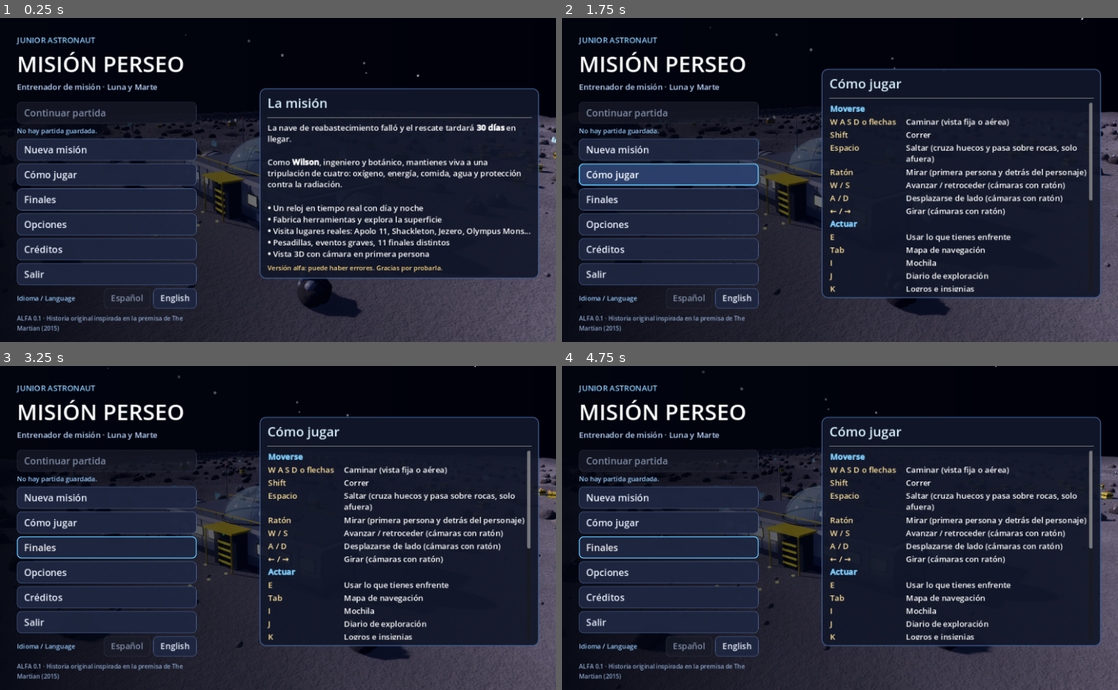
Above: before the commit, frames 1-4 (two rows, left to right).
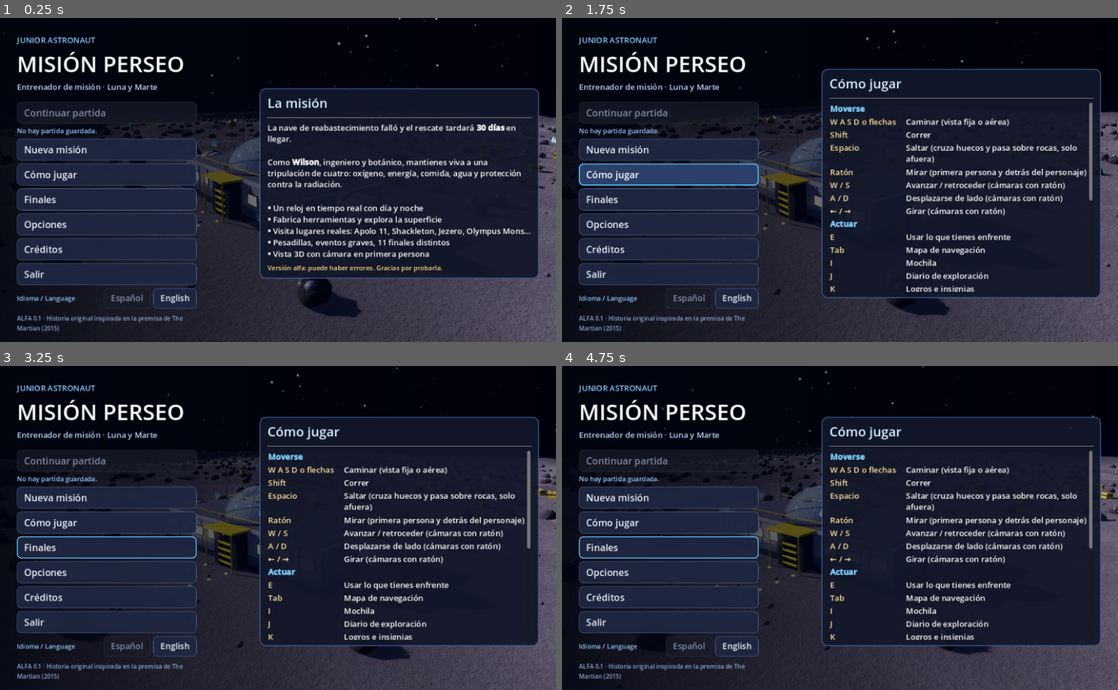
Above: after the commit, the same moments.

Repository: jhonnhughesmadrigal-cmd/Junior-astronaut-trainer
Game: Godot game, scene res://main.tscn
Two runs of this game, one before a commit and one after it. Both use one fixed random seed, a clock stepped at 60 frames per second and the inputs below.
Inputs (mouse positions are in pixels of both pictures, inside the frame that each line leads up to):
- Up to frame 1 (0.25 s): no input
- Up to frame 2 (1.75 s): click "Cómo jugar" at 0.5 s; click "Cómo jugar" at 1.25 s
- Up to frame 3 (3.25 s): tap Enter at 2 s; move the mouse to (400, 511) at 2.02 s; hold D 2.03-2.75 s; tap I at 2.1 s; click (400, 511) at 2.17 s; tap Space at 2.27 s; drag from (166, 544) to (250, 592) at 2.77 s
- Up to frame 4 (4.75 s): move the mouse to (895, 456) at 3.52 s; hold D 3.53-4.25 s; tap Q at 3.6 s; drag from (812, 592) to (673, 479) at 4.27 s

The runs differ from the first frame. In frame 1, less than 0.1% of the frame differs, in the area x 33-100%, y 0-24%; in frame 2, less than 0.1%; in frame 3, less than 0.1%; in frame 4, less than 0.1%.

Commit message:
v22: espacio mejorado (estrellas, Via Lactea, Tierra con fases/nubes/atmosfera y ventanas)
Co-Authored-By: Claude Sonnet 5.5 <noreply@anthropic.com>
Claude-Session: https://claude.ai/code/session_01JBEWvnrNBuVybKn16Nm1AD

Diff:
--- a/main.gd
+++ b/main.gd
@@ -408,7 +408,7 @@
 var bright: float = 1.0       # 0.8 - 1.2
 const FPS_CAPS: Array = [0, 30, 60, 120]
 const FX_FACTOR: Array = [0.3, 0.6, 1.0]
-const STAR_COUNTS: Array = [120, 240, 380]
+const STAR_COUNTS: Array = [350, 800, 1500]
 const PRESETS: Array = [
 	{"shadow_q": 0, "aa_mode": 0, "render_scale": 0.6, "fps_idx": 0, "fx_idx": 0, "sky_idx": 0, "glow_on": false, "haze_on": false, "tex_quality": 0},
 	{"shadow_q": 1, "aa_mode": 1, "render_scale": 0.85, "fps_idx": 0, "fx_idx": 1, "sky_idx": 1, "glow_on": false, "haze_on": true, "tex_quality": 1},
--- /dev/null
+++ b/space_tex.gd
@@ -0,0 +1,295 @@
+extends RefCounted
+# Texturas procedurales del espacio: Tierra, Via Lactea, brillo de estrellas y ventanas.
+# Todo se genera por codigo (sin imagenes) y se guarda en cache.
+
+static var _cache: Dictionary = {}
+
+const EARTH_SHADER: String = """
+shader_type spatial;
+render_mode unshaded, cull_back;
+uniform sampler2D albedo_tex : source_color, filter_linear_mipmap, repeat_enable;
+uniform sampler2D cloud_tex : source_color, filter_linear_mipmap, repeat_enable;
+uniform vec3 sun_dir = vec3(0.6, 0.3, 0.74);
+void fragment() {
+	vec2 uv = vec2(UV.x + TIME * 0.004, UV.y);
+	vec3 base = texture(albedo_tex, uv).rgb;
+	float cl = texture(cloud_tex, vec2(UV.x + TIME * 0.007, UV.y)).r;
+	vec3 nw = normalize((INV_VIEW_MATRIX * vec4(NORMAL, 0.0)).xyz);
+	vec3 vw = normalize((INV_VIEW_MATRIX * vec4(VIEW, 0.0)).xyz);
+	float d = dot(nw, normalize(sun_dir));
+	float day = smoothstep(-0.12, 0.28, d);
+	vec3 col = mix(base, vec3(0.97, 0.98, 1.0), clamp(cl * 1.15, 0.0, 0.92));
+	// brillo del oceano
+	vec3 h = normalize(normalize(sun_dir) + vw);
+	float spec = pow(max(dot(nw, h), 0.0), 60.0) * (1.0 - cl) * step(0.0, base.b - base.g - 0.05);
+	vec3 lit = col * (0.06 + 1.05 * day) + vec3(1.0, 0.95, 0.85) * spec * 0.7 * day;
+	// luces de ciudades en la parte oscura (solo tierra)
+	float land = step(base.b, base.g + 0.04);
+	float city = smoothstep(0.78, 0.9, texture(cloud_tex, uv * 3.0).g) * land * (1.0 - day) * (1.0 - cl);
+	lit += vec3(1.0, 0.8, 0.4) * city * 0.9;
+	// atmosfera
+	float fr = pow(1.0 - clamp(dot(normalize(NORMAL), normalize(VIEW)), 0.0, 1.0), 2.6);
+	lit += vec3(0.35, 0.6, 1.0) * fr * (0.25 + 0.95 * day);
+	ALBEDO = lit;
+}
+"""
+
+
+static func _noise_img(seed_v: int, freq: float, oct: int, w: int, h: int) -> Image:
+	var n := FastNoiseLite.new()
+	n.seed = seed_v
+	n.noise_type = FastNoiseLite.TYPE_SIMPLEX_SMOOTH
+	n.frequency = freq
+	n.fractal_type = FastNoiseLite.FRACTAL_FBM
+	n.fractal_octaves = oct
+	return n.get_seamless_image(w, h, false, false, 0.1, true)
+
+
+static func earth_images(w: int = 384) -> Array:
+	var key: String = "earth%d" % w
+	if _cache.has(key):
+		return _cache[key]
+	var h: int = w / 2
+	var land: Image = _noise_img(11, 0.012 * 256.0 / float(w) * 2.0, 5, w, h)
+	var det: Image = _noise_img(23, 0.05 * 256.0 / float(w) * 2.0, 3, w, h)
+	var cl: Image = _noise_img(37, 0.02 * 256.0 / float(w) * 2.0, 5, w, h)
+	var cl2: Image = _noise_img(41, 0.06 * 256.0 / float(w) * 2.0, 3, w, h)
+	var alb := Image.create(w, h, false, Image.FORMAT_RGBA8)
+	var clo := Image.create(w, h, false, Image.FORMAT_RGBA8)
+	for y in h:
+		var lat: float = absf(float(y) / float(h) * 2.0 - 1.0)   # 0 ecuador, 1 polo
+		for x in w:
+			var l: float = land.get_pixel(x, y).r
+			var dt: float = det.get_pixel(x, y).r
+			var c: Color
+			if l > 0.5:
+				# tierra: verde, bosque, desierto segun latitud y detalle
+				var e: float = clampf((l - 0.5) * 3.0, 0.0, 1.0)
+				var green: Color = Color(0.16, 0.42, 0.18).lerp(Color(0.1, 0.3, 0.14), dt)
+				var desert: Color = Color(0.72, 0.6, 0.38)
+				var dz: float = smoothstep(0.35, 0.65, dt) * (1.0 - smoothstep(0.1, 0.55, lat))
+				c = green.lerp(desert, dz)
+				c = c.lerp(Color(0.55, 0.5, 0.42), e * 0.5)   # montanas
+			else:
+				var depth: float = clampf((0.5 - l) * 3.5, 0.0, 1.0)
+				c = Color(0.1, 0.4, 0.75).lerp(Color(0.02, 0.1, 0.3), depth)
+			if lat > 0.84:
+				c = c.lerp(Color(0.95, 0.97, 1.0), smoothstep(0.84, 0.93, lat + (dt - 0.5) * 0.06))
+			alb.set_pixel(x, y, Color(c.r, c.g, c.b, 1.0))
+			var cv: float = clampf((cl.get_pixel(x, y).r - 0.48) * 3.4, 0.0, 1.0) * (0.55 + 0.6 * cl2.get_pixel(x, y).r)
+			# nubes mas densas en las bandas tropicales y polares
+			cv *= 0.8 + 0.4 * (1.0 - absf(lat - 0.4))
+			clo.set_pixel(x, y, Color(clampf(cv, 0.0, 1.0), det.get_pixel(x, y).r, 0.0, 1.0))
+	alb.generate_mipmaps()
+	clo.generate_mipmaps()
+	var res: Array = [ImageTexture.create_from_image(alb), ImageTexture.create_from_image(clo), alb, clo]
+	_cache[key] = res
+	return res
+
+
+static func earth_material() -> ShaderMaterial:
+	var sh := Shader.new()
+	sh.code = EARTH_SHADER
+	var m := ShaderMaterial.new()
+	m.shader = sh
+	var t: Array = earth_images(384)
+	m.set_shader_parameter("albedo_tex", t[0])
+	m.set_shader_parameter("cloud_tex", t[1])
+	m.set_shader_parameter("sun_dir", Vector3(0.62, 0.28, 0.73).normalized())
+	return m
+
+
+static func milky_way(w: int = 256) -> ImageTexture:
+	var key: String = "milky%d" % w
+	if _cache.has(key):
+		return _cache[key]
+	var h: int = w / 2
+	var n1: Image = _noise_img(51, 0.02 * 256.0 / float(w) * 2.0, 5, w, h)
+	var n2: Image = _noise_img(63, 0.05 * 256.0 / float(w) * 2.0, 4, w, h)
+	var img := Image.create(w, h, false, Image.FORMAT_RGBA8)
+	var nrm: Vector3 = Vector3(0.35, 0.85, 0.4).normalized()
+	for y in h:
+		var phi: float = (float(y) / float(h) - 0.5) * PI
+		for x in w:
+			var th: float = float(x) / float(w) * TAU
+			var d: Vector3 = Vector3(cos(phi) * cos(th), sin(phi), cos(phi) * sin(th))
+			var b: float = d.dot(nrm)
+			var core: float = exp(-pow(b / 0.16, 2.0))
+			var wide: float = exp(-pow(b / 0.42, 2.0)) * 0.35
+			var a: float = n1.get_pixel(x, y).r
+			var dust: float = smoothstep(0.52, 0.7, n2.get_pixel(x, y).r) * core
+			var v: float = (core * (0.5 + 0.9 * a) + wide * (0.5 + a)) * (1.0 - 0.7 * dust)
+			v = clampf(v * 0.42, 0.0, 0.7)
+			var warm: float = clampf(core * a * 1.3, 0.0, 1.0)
+			var c: Color = Color(0.55, 0.62, 0.9).lerp(Color(1.0, 0.85, 0.65), warm)
+			img.set_pixel(x, y, Color(c.r * v, c.g * v, c.b * v, 1.0))
+	img.generate_mipmaps()
+	var t: ImageTexture = ImageTexture.create_from_image(img)
+	_cache[key] = t
+	return t
+
+
+static func glow_sprite(size: int = 32, core: float = 0.18) -> ImageTexture:
+	var key: String = "glow%d_%.2f" % [size, core]
+	if _cache.has(key):
+		return _cache[key]
+	var img := Image.create(size, size, false, Image.FORMAT_RGBA8)
+	var c: float = (float(size) - 1.0) / 2.0
+	for y in size:
+		for x in size:
+			var d: float = Vector2(float(x) - c, float(y) - c).length() / c
+			var a: float = clampf(1.0 - d, 0.0, 1.0)
+			var v: float = pow(a, 2.6) + smoothstep(core * 2.2, 0.0, d) * 0.9
+			v = clampf(v, 0.0, 1.0)
+			img.set_pixel(x, y, Color(v, v, v, v))
+	var t: ImageTexture = ImageTexture.create_from_image(img)
+	_cache[key] = t
+	return t
+
+
+static func halo_sprite(size: int = 128) -> ImageTexture:
+	var key: String = "halo%d" % size
+	if _cache.has(key):
+		return _cache[key]
+	var img := Image.create(size, size, false, Image.FORMAT_RGBA8)
+	var c: float = (float(size) - 1.0) / 2.0
+	for y in size:
+		for x in size:
+			var d: float = Vector2(float(x) - c, float(y) - c).length() / c
+			var a: float = clampf(1.0 - d, 0.0, 1.0)
+			var v: float = pow(a, 2.2) * 0.55
+			img.set_pixel(x, y, Color(0.35 * v, 0.6 * v, 1.0 * v, v))
+	var t: ImageTexture = ImageTexture.create_from_image(img)
+	_cache[key] = t
+	return t
+
+
+static func star_color(g: RandomNumberGenerator) -> Color:
+	# temperaturas reales aproximadas: azuladas, blancas, amarillas y anaranjadas
+	var r: float = g.randf()
+	if r < 0.22:
+		return Color(0.65, 0.78, 1.0)
+	if r < 0.6:
+		return Color(1.0, 1.0, 1.0)
+	if r < 0.85:
+		return Color(1.0, 0.94, 0.75)
+	return Color(1.0, 0.72, 0.5)
+
+
+# Disco de la Tierra (para las ventanas), renderizado en CPU con fases
+static func earth_disc(size: int, sun: Vector3) -> Image:
+	var t: Array = earth_images(384)
+	var alb: Image = t[2]
+	var clo: Image = t[3]
+	var w: int = alb.get_width()
+	var h: int = alb.get_height()
+	var img := Image.create(size, size, false, Image.FORMAT_RGBA8)
+	var s: Vector3 = sun.normalized()
+	var c: float = (float(size) - 1.0) / 2.0
+	for y in size:
+		for x in size:
+			var dx: float = (float(x) - c) / c
+			var dy: float = -(float(y) - c) / c
+			var r2: float = dx * dx + dy * dy
+			if r2 > 1.0:
+				continue
+			var dz: float = sqrt(1.0 - r2)
+			var n: Vector3 = Vector3(dx, dy, dz)
+			var lon: float = atan2(n.x, n.z) + 0.9
+			var lat: float = asin(clampf(n.y, -1.0, 1.0))
+			var u: int = int(fposmod(lon / TAU, 1.0) * float(w)) % w
+			var v: int = clampi(int((0.5 - lat / PI) * float(h)), 0, h - 1)
+			var col: Color = alb.get_pixel(u, v)
+			var cv: float = clo.get_pixel(u, v).r
+			col = col.lerp(Color(0.97, 0.98, 1.0), clampf(cv * 1.15, 0.0, 0.92))
+			var day: float = smoothstep(-0.12, 0.28, n.dot(s))
+			var k: float = 0.06 + 1.05 * day
+			var fr: float = pow(1.0 - dz, 2.6)
+			var out: Color = Color(col.r * k + 0.35 * fr * (0.25 + 0.95 * day), col.g * k + 0.6 * fr * (0.25 + 0.95 * day), col.b * k + 1.0 * fr * (0.25 + 0.95 * day), 1.0)
+			var edge: float = clampf((1.0 - r2) * 18.0, 0.0, 1.0)
+			out.a = edge
+			img.set_pixel(x, y, out)
+	return img
+
+
+# Imagen completa de una ventana: cielo con estrellas suaves, Via Lactea, Tierra y horizonte lunar o marciano
+static func window_image(moon: bool, x_seed: int, w: int, h: int) -> Image:
+	var key: String = "win%s_%d_%d_%d" % [str(moon), x_seed, w, h]
+	if _cache.has(key):
+		return _cache[key]
+	var img := Image.create(w, h, false, Image.FORMAT_RGBA8)
+	var g := RandomNumberGenerator.new()
+	g.seed = 900 + x_seed
+	var horizon: int = int(float(h) * 0.82)
+	# cielo
+	if moon:
+		for y in h:
+			var t: float = float(y) / float(h)
+			var c: Color = Color(0.005, 0.006, 0.02).lerp(Color(0.02, 0.025, 0.06), t * t)
+			for x in w:
+				img.set_pixel(x, y, c)
+		# banda de Via Lactea diagonal con ruido
+		var nb: Image = _noise_img(70 + x_seed, 0.05, 4, w, h)
+		for y in horizon:
+			for x in w:
+				var b: float = (float(x) / float(w) - float(y) / float(h) * 0.7) - (0.35 + 0.06 * float(x_seed % 5))
+				var band: float = exp(-pow(b / 0.16, 2.0))
+				var v: float = band * (0.1 + 0.34 * nb.get_pixel(x, y).r)
+				var p: Color = img.get_pixel(x, y)
+				img.set_pixel(x, y, Color(p.r + v * 0.7, p.g + v * 0.78, p.b + v, 1.0))
+	else:
+		for y in h:
+			var t2: float = float(y) / float(h)
+			var c2: Color = Color(0.55, 0.32, 0.25).lerp(Color(0.92, 0.66, 0.5), t2)
+			for x in w:
+				img.set_pixel(x, y, c2)
+	# estrellas (solo en el cielo oscuro) con brillo suave
+	if moon:
+		var n_stars: int = int(float(w * h) / 55.0)
+		for i in n_stars:
+			var sx: int = g.randi_range(0, w - 1)
+			var sy: int = g.randi_range(0, horizon - 2)
+			var col: Color = star_color(g)
+			var br: float = pow(g.randf(), 2.2) * 0.9 + 0.1
+			var p2: Color = img.get_pixel(sx, sy)
+			img.set_pixel(sx, sy, Color(minf(p2.r + col.r * br, 1.0), minf(p2.g + col.g * br, 1.0), minf(p2.b + col.b * br, 1.0), 1.0))
+			if br > 0.6:
+				for o in [Vector2i(1, 0), Vector2i(-1, 0), Vector2i(0, 1), Vector2i(0, -1)]:
+					var qx: int = sx + o.x
+					var qy: int = sy + o.y
+					if qx >= 0 and qy >= 0 and qx < w and qy < horizon:
+						var p3: Color = img.get_pixel(qx, qy)
+						img.set_pixel(qx, qy, Color(minf(p3.r + col.r * br * 0.35, 1.0), minf(p3.g + col.g * br * 0.35, 1.0), minf(p3.b + col.b * br * 0.35, 1.0), 1.0))
+		# Tierra en algunas ventanas
+		if x_seed == 7:
+			var ds: int = int(float(h) * 0.42)
+			var disc: Image = earth_disc(ds, Vector3(0.65, 0.3, 0.7))
+			var ox: int = int(float(w) * 0.6)
+			var oy: int = int(float(h) * 0.12)
+			# halo azul
+			for y in range(maxi(0, oy - 10), mini(horizon, oy + ds + 10)):
+				for x in range(maxi(0, ox - 10), mini(w, ox + ds + 10)):
+					var d: float = Vector2(float(x - ox) - float(ds) / 2.0, float(y - oy) - float(ds) / 2.0).length() / (float(ds) / 2.0)
+					if d > 1.0 and d < 1.35:
+						var a: float = pow(1.0 - (d - 1.0) / 0.35, 2.0) * 0.28
+						var p4: Color = img.get_pixel(x, y)
+						img.set_pixel(x, y, Color(p4.r + 0.3 * a, p4.g + 0.55 * a, p4.b + a, 1.0))
+			img.blend_rect(disc, Rect2i(0, 0, ds, ds), Vector2i(ox, oy))
+	# suelo (regolito lunar o arena marciana) con cráteres sencillos y sombras
+	var gc: Color = Color(0.42, 0.42, 0.46) if moon else Color(0.5, 0.26, 0.17)
+	var gnoise: Image = _noise_img(90 + x_seed, 0.08, 3, w, h)
+	for y in range(horizon, h):
+		var t3: float = float(y - horizon) / float(maxi(1, h - horizon))
+		for x in w:
+			var v2: float = 0.75 + 0.5 * gnoise.get_pixel(x, y).r
+			var k2: float = (1.0 - 0.45 * t3) * v2
+			img.set_pixel(x, y, Color(gc.r * k2, gc.g * k2, gc.b * k2, 1.0))
+	# colinas lejanas
+	var hn: Image = _noise_img(120 + x_seed, 0.03, 3, w, 8)
+	for x in w:
+		var hh: int = int(float(h) * 0.07 * (hn.get_pixel(x, 2).r * 2.0))
+		for y in range(maxi(0, horizon - hh), horizon):
+			var shade: float = 0.65 + 0.3 * float(y - (horizon - hh)) / float(maxi(1, hh))
+			img.set_pixel(x, y, Color(gc.r * shade * 0.7, gc.g * shade * 0.7, gc.b * shade * 0.75, 1.0))
+	_cache[key] = img
+	return img
--- a/view3d.gd
+++ b/view3d.gd
@@ -51,6 +51,7 @@
 var ext_mats: Array = []   # [material, tipo de textura]
 const ExtTex = preload("res://ext_tex.gd")
 const IntTex = preload("res://int_tex.gd")
+const SpaceTex = preload("res://space_tex.gd")
 var craters: Array = []                 # Vector4(x, y, radio en casillas, profundidad en m)
 var crater_hf: PackedFloat32Array = PackedFloat32Array()
 var terrain_mat: StandardMaterial3D = null
@@ -453,28 +454,70 @@
 	add_child(skydome)
 	var g := RandomNumberGenerator.new()
 	g.seed = 777
-	var count: int = 380
+	# Via Lactea: esfera interior con textura aditiva
+	var mw := SphereMesh.new()
+	mw.radius = 440.0
+	mw.height = 880.0
+	mw.radial_segments = 40
+	mw.rings = 20
+	var mwm := StandardMaterial3D.new()
+	mwm.shading_mode = BaseMaterial3D.SHADING_MODE_UNSHADED
+	mwm.cull_mode = BaseMaterial3D.CULL_FRONT
+	mwm.blend_mode = BaseMaterial3D.BLEND_MODE_ADD
+	mwm.transparency = BaseMaterial3D.TRANSPARENCY_ALPHA
+	mwm.depth_draw_mode = BaseMaterial3D.DEPTH_DRAW_DISABLED
+	mwm.albedo_texture = SpaceTex.milky_way(256)
+	mwm.render_priority = -5
+	var mwi: MeshInstance3D = _add(skydome, mw, mwm, Vector3.ZERO, Vector3.ZERO, false)
+	mwi.name = "ViaLactea"
+	# estrellas: destellos suaves con colores y tamanos variados
+	var count: int = int(game.STAR_COUNTS[2])
 	var star_mat := StandardMaterial3D.new()
 	star_mat.shading_mode = BaseMaterial3D.SHADING_MODE_UNSHADED
 	star_mat.vertex_color_use_as_albedo = true
-	var mmi: MultiMeshInstance3D = _make_mm(skydome, _sph(1.0, 4), star_mat, count, false)
+	star_mat.billboard_mode = BaseMaterial3D.BILLBOARD_ENABLED
+	star_mat.billboard_keep_scale = true
+	star_mat.blend_mode = BaseMaterial3D.BLEND_MODE_ADD
+	star_mat.transparency = BaseMaterial3D.TRANSPARENCY_ALPHA
+	star_mat.depth_draw_mode = BaseMaterial3D.DEPTH_DRAW_DISABLED
+	star_mat.albedo_texture = SpaceTex.glow_sprite(32, 0.18)
+	star_mat.render_priority = -4
+	var qm := QuadMesh.new()
+	qm.size = Vector2(1.0, 1.0)
+	var mmi: MultiMeshInstance3D = _make_mm(skydome, qm, star_mat, count, false)
 	for i in count:
-		var v := Vector3(g.randf_range(-1.0, 1.0), g.randf_range(0.02, 1.0), g.randf_range(-1.0, 1.0)).normalized()
-		var s: float = g.randf_range(0.7, 1.7)
+		var v := Vector3(g.randf_range(-1.0, 1.0), g.randf_range(-0.05, 1.0), g.randf_range(-1.0, 1.0)).normalized()
+		# unas pocas estrellas brillantes y muchas debiles
+		var mag: float = pow(g.randf(), 3.2)
+		var s: float = 2.2 + mag * 9.0
 		mmi.multimesh.set_instance_transform(i, Transform3D(Basis.from_scale(Vector3(s, s, s)), v * 420.0))
-		var b: float = g.randf_range(0.5, 1.0)
-		mmi.multimesh.set_instance_color(i, Color(b, b, b * 1.05, 1.0))
+		var col: Color = SpaceTex.star_color(g)
+		var b: float = 0.35 + mag * 0.9 + g.randf() * 0.25
+		mmi.multimesh.set_instance_color(i, Color(col.r * b, col.g * b, col.b * b, 1.0))
+	mmi.name = "Estrellas"
 	if game.location == "Luna":
-		var q := QuadMesh.new()
-		q.size = Vector2(46.0, 46.0)
-		var em := StandardMaterial3D.new()
-		em.albedo_texture = _earth_tex()
-		em.transparency = BaseMaterial3D.TRANSPARENCY_ALPHA
-		em.shading_mode = BaseMaterial3D.SHADING_MODE_UNSHADED
-		em.billboard_mode = BaseMaterial3D.BILLBOARD_ENABLED
-		var earth := _add(skydome, q, em, Vector3(160.0, 150.0, -330.0), Vector3.ZERO, false)
+		# la Tierra: esfera con continentes, nubes, fase, brillo del oceano y atmosfera
+		var epos: Vector3 = Vector3(160.0, 150.0, -330.0)
+		var hq := QuadMesh.new()
+		hq.size = Vector2(124.0, 124.0)
+		var hm := StandardMaterial3D.new()
+		hm.shading_mode = BaseMaterial3D.SHADING_MODE_UNSHADED
+		hm.billboard_mode = BaseMaterial3D.BILLBOARD_ENABLED
+		hm.transparency = BaseMaterial3D.TRANSPARENCY_ALPHA
+		hm.blend_mode = BaseMaterial3D.BLEND_MODE_ADD
+		hm.depth_draw_mode = BaseMaterial3D.DEPTH_DRAW_DISABLED
+		hm.albedo_texture = SpaceTex.halo_sprite(128)
+		hm.render_priority = -3
+		var halo := _add(skydome, hq, hm, epos, Vector3.ZERO, false)
+		halo.name = "TierraHalo"
+		var es := SphereMesh.new()
+		es.radius = 36.0
+		es.height = 72.0
+		es.radial_segments = 48
+		es.rings = 24
+		var earth := _add(skydome, es, SpaceTex.earth_material(), epos, Vector3(0.0, 0.0, 0.0), false)
+		earth.rotation = Vector3(0.0, 2.2, 0.0)
 		earth.name = "Tierra"
-	mmi.name = "Estrellas"
 
 
 func _earth_tex() -> ImageTexture:
@@ -1178,30 +1221,11 @@
 
 
 func _window_tex(moon: bool, x: int) -> ImageTexture:
-	var n: int = 64
-	var img := Image.create(n, n, false, Image.FORMAT_RGBA8)
-	for y in n:
-		for xx in n:
-			var c: Color
-			if moon:
-				c = Color(0.01, 0.01, 0.04)
-				if game._hf(xx, y, 40 + x) > 0.985:
-					c = Color(1, 1, 1)
-				if y > 52:
-					c = Color(0.5, 0.5, 0.54)
-			else:
-				c = Color(0.85, 0.55, 0.4).lerp(Color(0.95, 0.7, 0.5), float(y) / 64.0)
-				if y > 50:
-					c = Color(0.55, 0.28, 0.2)
-			img.set_pixel(xx, y, c)
-	if moon and x == 7:
-		for y in n:
-			for xx in n:
-				var dx: float = float(xx - 40)
-				var dy: float = float(y - 22)
-				if dx * dx + dy * dy < 100.0:
-					img.set_pixel(xx, y, Color(0.2, 0.45, 0.9) if dx * 0.3 + dy * 0.2 > -1.5 else Color(0.3, 0.7, 0.4))
-	return ImageTexture.create_from_image(img)
+	var lv: int = clampi(int(game.tex_quality), 0, 2)
+	var w: int = 128 if lv < 2 else 192
+	var img: Image = SpaceTex.window_image(moon, x, w, int(float(w) * 1.07))
+	var t: ImageTexture = ImageTexture.create_from_image(img)
+	return t
 
 
 func _panel_tex() -> ImageTexture:
Not shown, changed: DATOS.md
